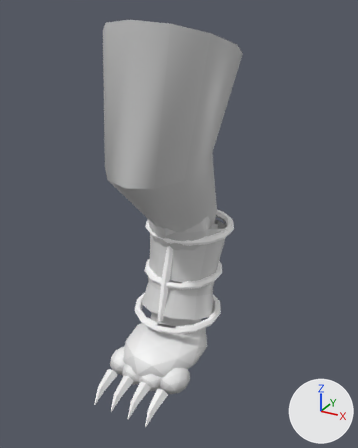
An edit to the glTF model public/assets/models/kit_aba_legh.glb, drawn before and after from the same camera.
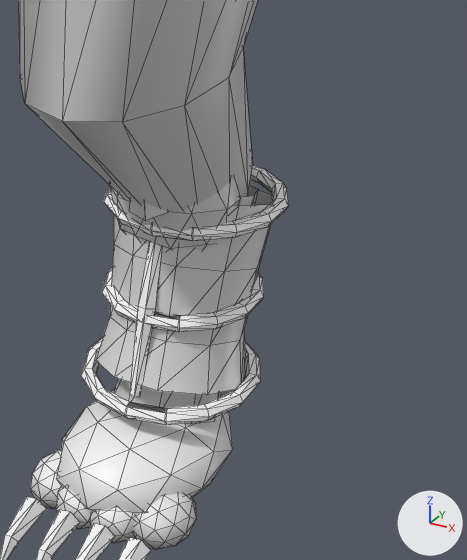
Each version is shown whole from a camera (50 mm lens) standing at (0.779, -1.405, 0.22) and looking at (0.041, -0.064, -0.451), then close up on the part from 27% to 89% of the width and 29% to 89% of the height. The lights are fixed; the arrows at lower right show +X, +Y and +Z. The last two pictures show the newer version. The close-ups show mesh edges as thin lines. Vertices at exactly the same position are counted once.

In view in the first close-up: 'armor', 'fur', 'horn', 'trim'.
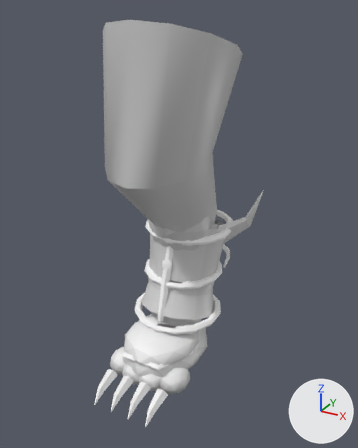
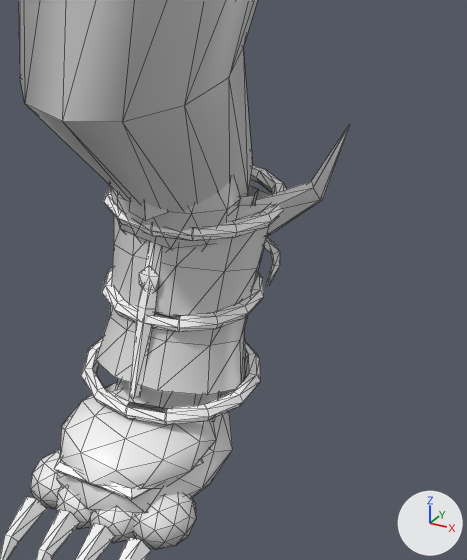
The change in detail:
me_limb_002 is used by ob_armor; location (0.0, 0.0, 0.0).
me_limb_002 had 94 vertices, 165 faces and spanned x -0.15..0.15, y -0.126..0.234, z -0.866..-0.339.
me_limb_002 now has 168 vertices, 295 faces and spans x -0.231..0.231, y -0.276..0.234, z -0.95..-0.339.
me_limb_002 part 1: a new loose piece, an icosphere of 80 faces spanning x -0.13..0.13, y -0.276..0.036, z -0.95..-0.84, in mat_toon.
me_limb_002 part 2: a new loose piece of 16 vertices spanning x 0.109..0.231, y 0.071..0.227, z -0.587..-0.387, in mat_toon.
Other edits to the shape of me_limb_002 do not show in these pictures.
me_limb_004 is used by ob_trim; location (0.0, 0.0, 0.0).
me_limb_004 had 304 vertices, 565 faces and spanned x -0.162..0.162, y -0.164..0.26, z -0.84..-0.508.
me_limb_004 now has 375 vertices, 685 faces and spans x -0.162..0.162, y -0.269..0.26, z -0.916..-0.508.
me_limb_004 part 3: a new loose piece, an icosphere of 20 faces spanning x -0.02..0.02, y -0.085..-0.066, z -0.641..-0.583, in mat_toon.
me_limb_004 part 4: a new loose piece of 21 vertices spanning x 0.114..0.14, y 0.053..0.179, z -0.701..-0.545, in mat_toon.
me_limb_004 part 5: a new loose piece of 17 vertices spanning x -0.131..0.131, y -0.269..-0.118, z -0.916..-0.889, in mat_toon.
Other edits to the shape of me_limb_004 do not show in these pictures.

Boxes (x1, y1, x2, y2) around the edits, measured in the close-ups (467 x 560 px):
'armor', reshaped: before (96, 179, 273, 395); after (60, 124, 350, 489)
'trim', reshaped (12% wider, 29% taller): before (81, 166, 288, 425); after (54, 166, 286, 500)
part 1 of me_limb_002, added: after (60, 382, 216, 489)
part 2 of me_limb_002, added: after (255, 124, 350, 236)
part 3 of me_limb_004, added: after (139, 266, 159, 292)
part 4 of me_limb_004, added: after (264, 237, 280, 286)
part 5 of me_limb_004, added: after (54, 456, 203, 500)
